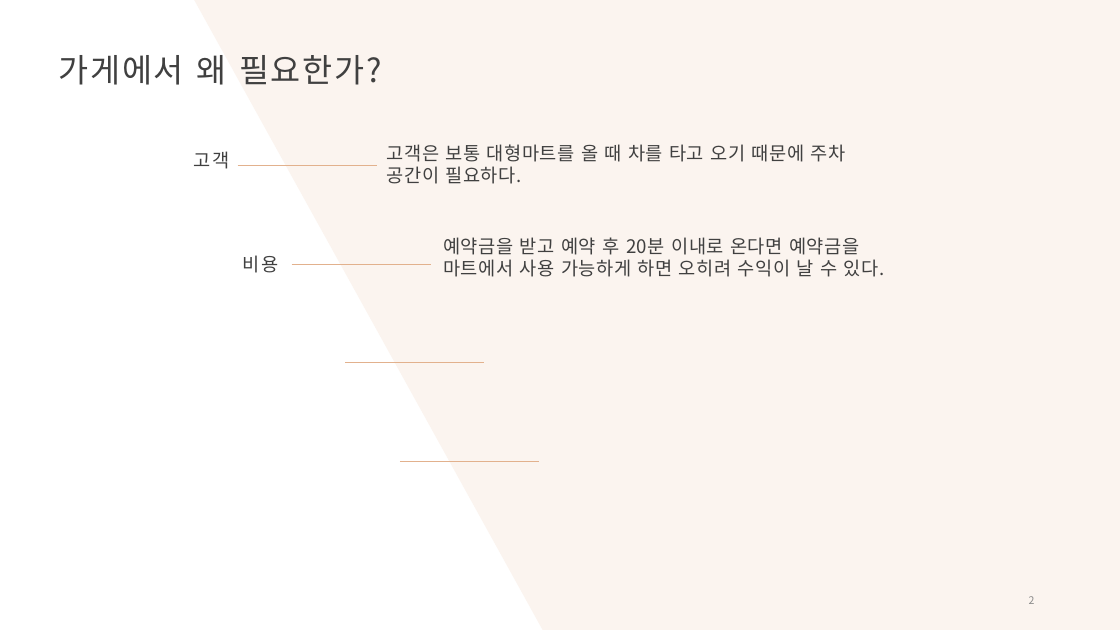
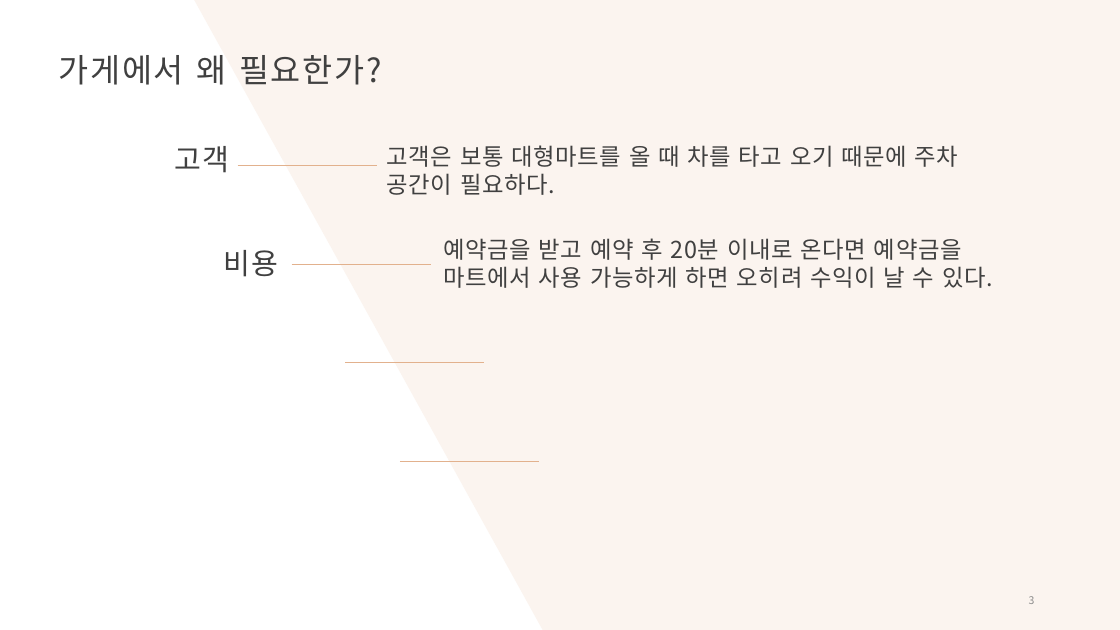
Before and after one commit to Jun-1108/GP, a slide deck: slide 3 of 객체 프로그래밍 ppt.pptx (slide 2 before the commit). Drawn at 1120x630 pixels with LibreOffice and Linux fonts; fonts in the diff are those of the drawing. Boxes give left, top, right and bottom in pixels: in the first picture for what was removed or moved away, otherwise in the second. Text is boxed around its words. In the diff, an @@ line names an element or a change of style, - is before the commit and + after.

```diff
--- a/객체 프로그래밍 ppt.pptx
+++ b/객체 프로그래밍 ppt.pptx
@@ text "고객" at (174,146,229,173): size 16 to 25 pt @@
@@ text "고객은 보통 대형마트를 올 때 ..." at (387,145,959,195): size 16 to 20 pt @@
@@ text "예약금을 받고 예약 후 20분 ..." at (443,238,993,288): size 16 to 20 pt @@
@@ text "비용" at (223,250,278,277): size 16 to 25 pt @@
```
Also in this commit, not shown: 2 slides added.
